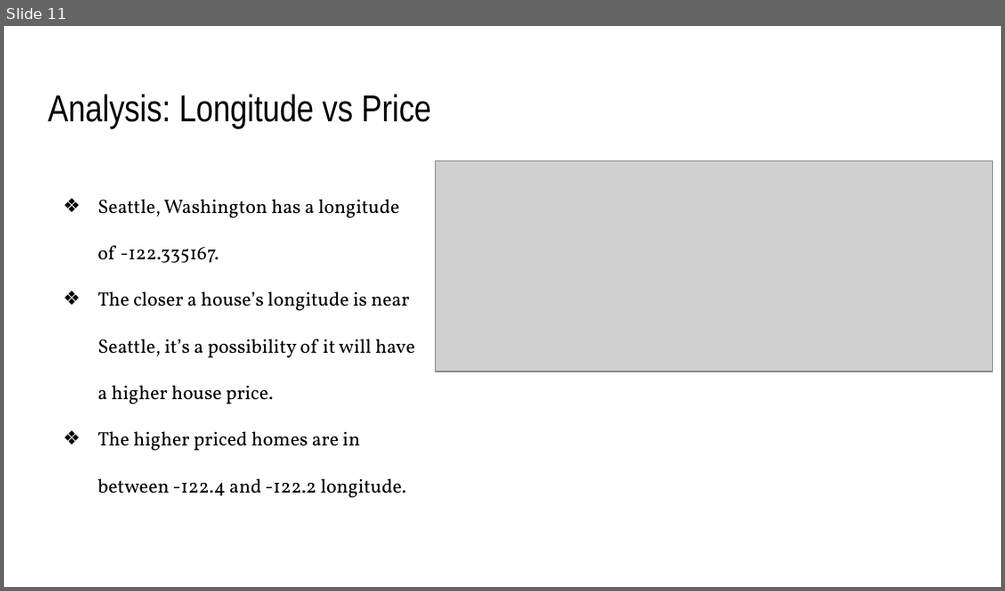
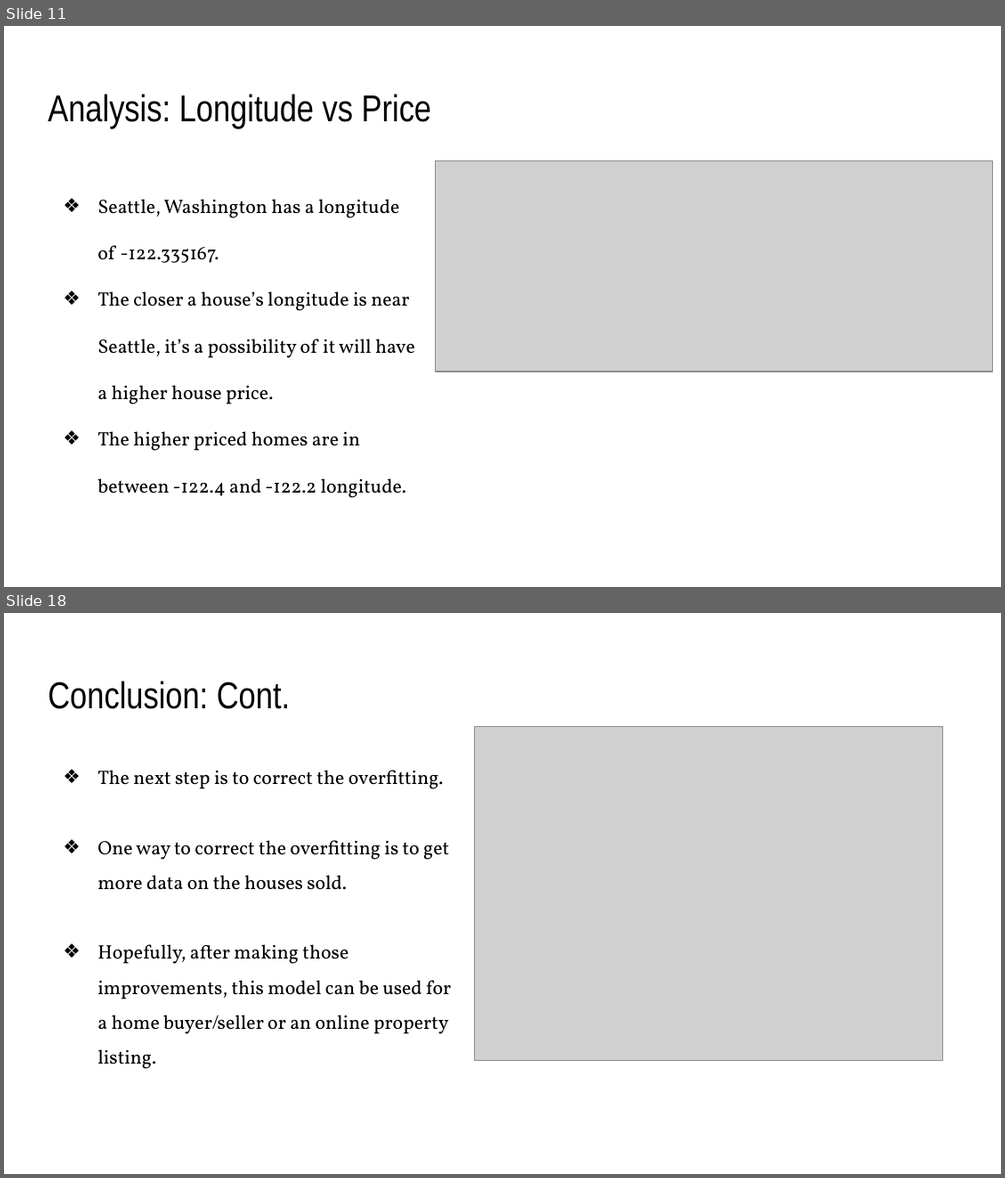
Before and after one commit to KierraDangerfield/Predicting-King-County-House-Prices, a slide deck: Reports/Predicting King County House Prices.pptx. Shown one above the other, each under a label of ours: slide 11 before the commit, slides 11 and 18 after it; the slides between them are not shown. The pictures are 1005x591 and 1005x1178 pixels, drawn with LibreOffice and Linux fonts; fonts in the diff are those of the drawing; grey boxes stand for pictures. Boxes give left, top, right and bottom in pixels: in the first picture for what was removed or moved away, otherwise in the second. Text is boxed around its words. In the diff, an @@ line names an element or a change of style, - is before the commit and + after.

```diff
--- a/Reports/Predicting King County House Prices.pptx
+++ b/Reports/Predicting King County House Prices.pptx
@@ slide 18 added at bbox=[4, 613, 1001, 1174], background #FFFFFF @@
@@ title added at bbox=[48, 681, 290, 709], 27 pt, text #000000 @@
+Conclusion: Cont.
@@ picture added at bbox=[475, 727, 943, 1061] @@
@@ text added at bbox=[97, 770, 451, 1069], 14 pt, text #000000 @@
+❖ The next step is to correct the overfitting.
+❖ One way to correct the overfitting is to get more data on the houses sold.
+❖ Hopefully, after making those improvements, this model can be used for a home buyer/seller or an online property listing.
```
Also in this commit, not shown: 10 slides changed, 1 other slide added.
